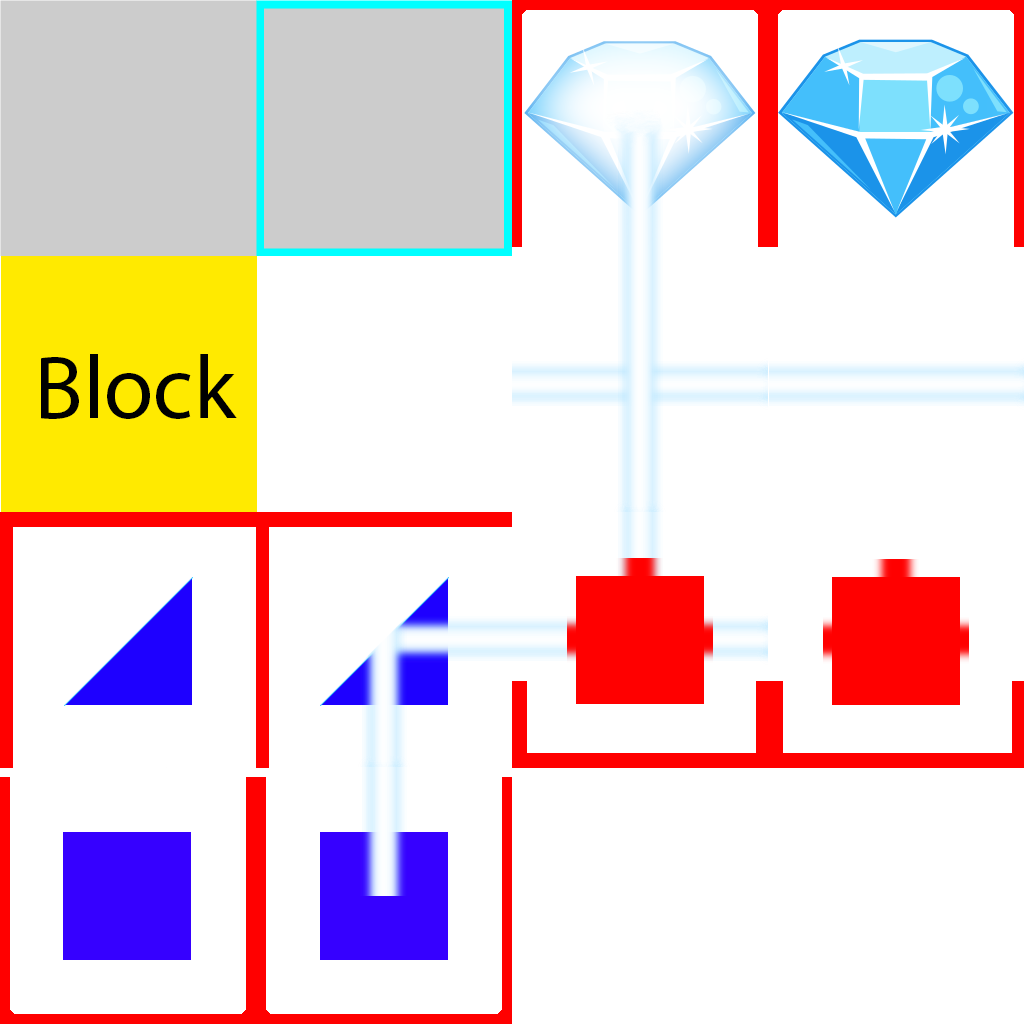
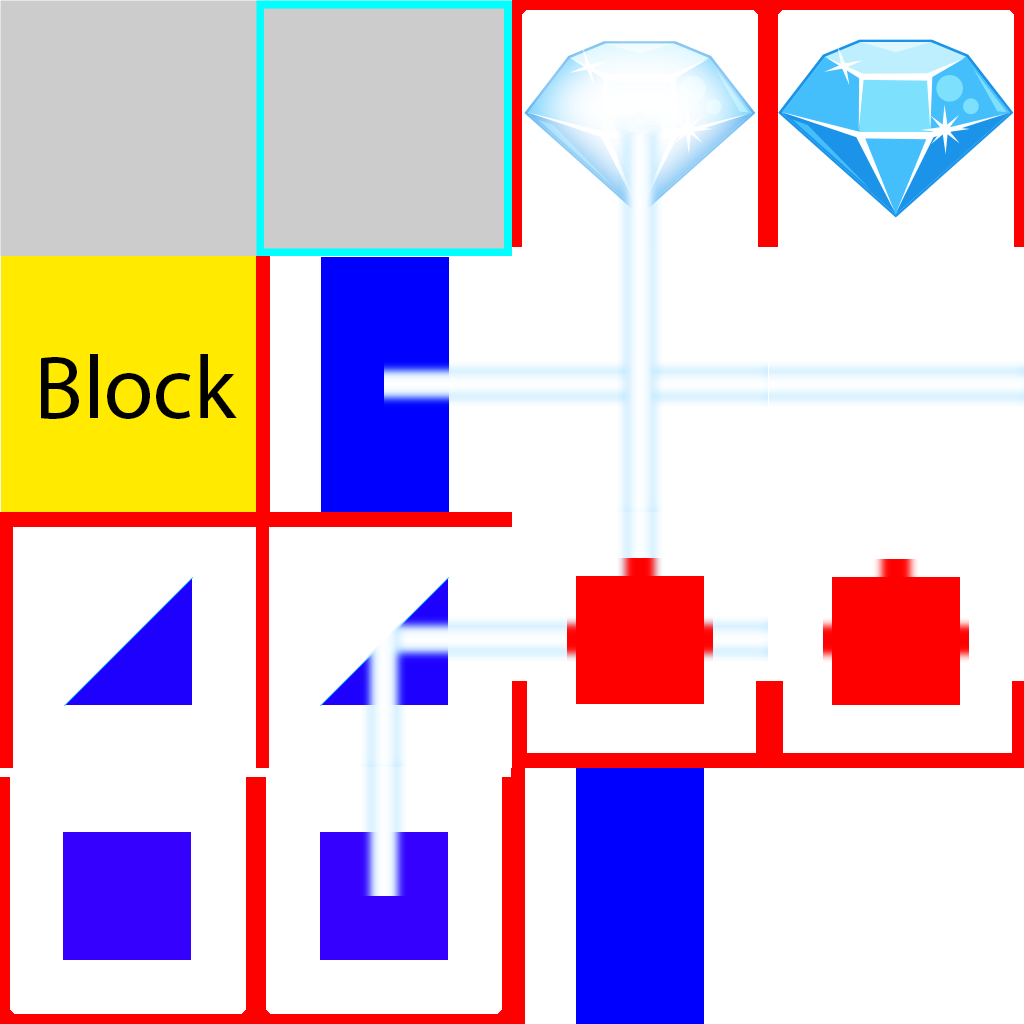
Layer changes from the first 1024px x 1024px image to the second:
added group "portal" (1st of 2) with 5 layers above "beam" over box(256, 256, 704, 1024)
added layer "border" in group "portal" over box(511, 768, 525, 1024)
added layer "border lit" in group "portal" over box(256, 256, 270, 512)
added layer "portal beam" in group "portal" over box(384, 361, 512, 408)
added layer "portal lit" in group "portal" over box(321, 257, 449, 512)
added layer "portal" (2nd of 2, in "portal") in group "portal" over box(576, 768, 704, 1024)
